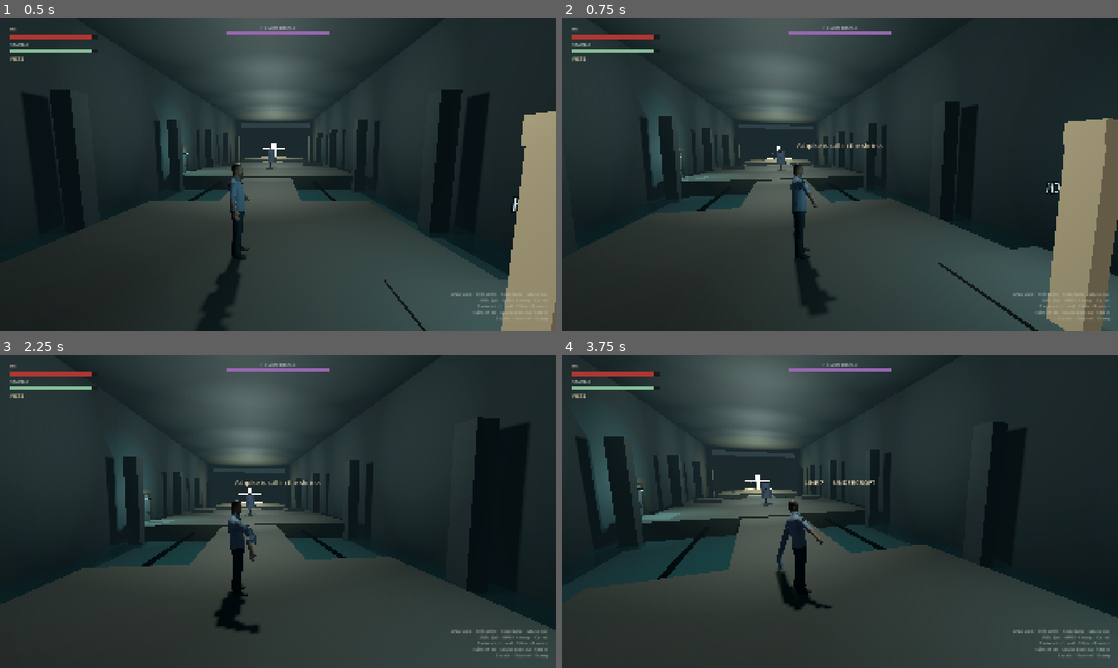
Above: before the commit, frames 1-4 (two rows, left to right).
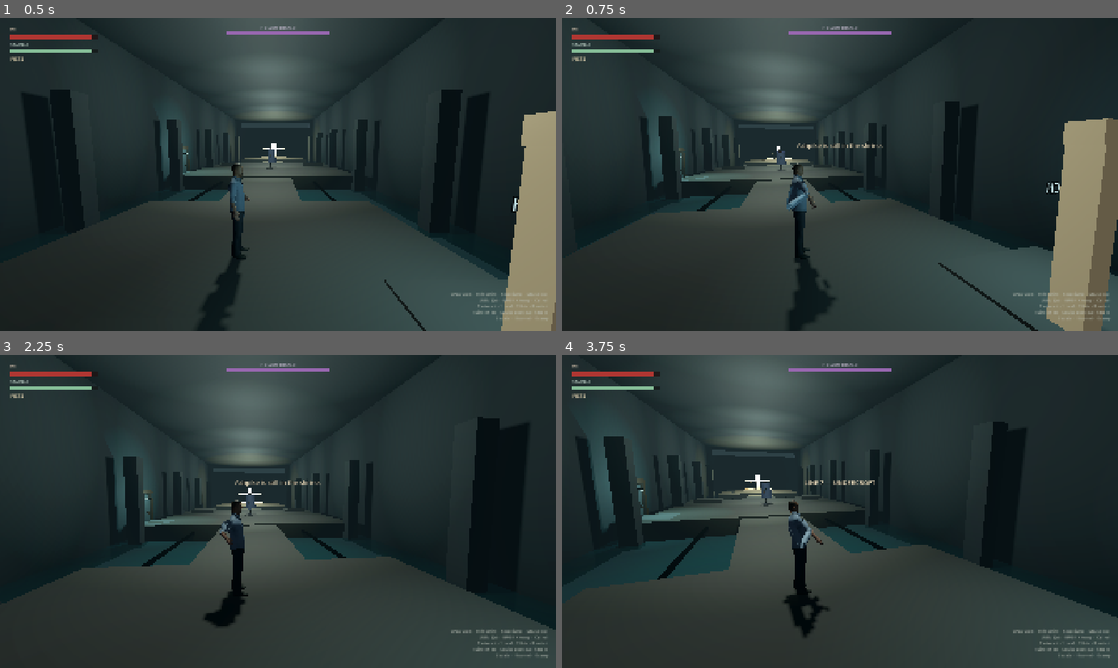
Above: after the commit, the same moments.

Repository: myat93/line7
Game: Godot game, scene res://main.tscn
The game is run twice, just before and just after one commit, with the same random seed, the same clock (stepped at 60 frames per second) and the same inputs.
Inputs (mouse positions are in pixels of both pictures, inside the frame that each line leads up to):
- Up to frame 1 (0.5 s): no input
- Up to frame 2 (0.75 s): tap Enter at 0.5 s; move the mouse to (867, 174) at 0.52 s; hold W (move_forward) from 0.53 s (still down); hold 1 (bind_ashpike) from 0.53 s (still down); click (867, 174) at 0.67 s
- Up to frame 3 (2.25 s): keep holding W (move_forward); tap Space (jump) at 0.77, 1.52 s; move the mouse to (250, 511) at 1.27 s; release 1 (bind_ashpike) at 1.28 s; tap 2 (bind_fists) at 1.35 s; move the mouse to (289, 505) at 2.02 s; hold Right mouse button (heavy_attack) from 2.03 s (still down)
- Up to frame 4 (3.75 s): keep holding W (move_forward); move the mouse to (834, 517) at 2.77 s; release Right mouse button (heavy_attack) at 2.78 s; tap E (interact) at 2.85 s; click (834, 517) at 2.92 s; tap Space (jump) at 3.02 s; move the mouse to (878, 514) at 3.52 s; press the mouse at (878, 514) at 3.53 s

Frame 1 is identical in both runs. In frame 2, 0.4% of the frame differs, in the area x 40-49%, y 46-100%; in frame 3, 0.4%; in frame 4, 0.7%, in the area x 38-49%, y 46-90%.

Commit message:
Point jab and heavy along-bone extras toward MeshRoot -Z.
Co-authored-by: myat93 <myat93@users.noreply.github.com>

Diff:
--- a/characters/he/he.gd
+++ b/characters/he/he.gd
@@ -508,10 +508,11 @@
 	_part_rot("Torso", Vector3(-0.06, 0.20, 0.0) * snap)
 	_part_rot("Hips", Vector3(-0.03, 0.08, 0.0) * snap)
 	_part_rot("Head", Vector3(0.04, -0.08, 0.0) * snap)
-	_part_rot("L_UpperArm", Vector3(1.05, 0.18, 0.22) * snap)
-	_part_rot("L_Forearm", Vector3(0.22, 0.0, 0.0) * snap)
+	## Negative local X swings Bip01 +Y (along-bone) toward MeshRoot −Z.
+	_part_rot("L_UpperArm", Vector3(-0.95, 0.12, 0.16) * snap)
+	_part_rot("L_Forearm", Vector3(0.28, 0.0, 0.0) * snap)
 	_part_rot("L_Fist", Vector3(0.10, 0.0, 0.0) * snap)
-	_part_rot("R_UpperArm", Vector3(0.12, -0.10, -0.10))
+	_part_rot("R_UpperArm", Vector3(0.10, -0.08, -0.08))
 
 
 func _pose_heavy() -> void:
@@ -526,9 +527,9 @@
 		_part_rot("Torso", Vector3(0.08, -0.18, 0.04) * coil)
 		_part_rot("Hips", Vector3(0.04, -0.08, 0.0) * coil)
 		_part_rot("Head", Vector3(-0.04, -0.10, 0.0) * coil)
-		_part_rot("R_UpperArm", Vector3(-0.55, -0.35, -0.42) * coil)
+		_part_rot("R_UpperArm", Vector3(0.42, 0.22, 0.28) * coil)
 		_part_rot("R_Forearm", Vector3(0.45, 0.0, 0.0) * coil)
-		_part_rot("L_UpperArm", Vector3(0.16, 0.10, 0.12) * coil)
+		_part_rot("L_UpperArm", Vector3(0.12, 0.08, 0.10) * coil)
 	else:
 		var commit := 1.0 - pow(1.0 - clampf((_state_time - wind) / 0.10, 0.0, 1.0), 2.0)
 		if _state_time > wind + active:
@@ -536,10 +537,10 @@
 		_part_rot("Torso", Vector3(-0.10, 0.18, 0.0) * commit)
 		_part_rot("Hips", Vector3(-0.05, 0.08, 0.0) * commit)
 		_part_rot("Head", Vector3(0.06, -0.06, 0.0) * commit)
-		_part_rot("R_UpperArm", Vector3(1.20, -0.12, -0.10) * commit)
-		_part_rot("R_Forearm", Vector3(0.12, 0.0, 0.0))
+		_part_rot("R_UpperArm", Vector3(-1.05, -0.10, -0.12) * commit)
+		_part_rot("R_Forearm", Vector3(0.16, 0.0, 0.0))
 		_part_rot("R_Fist", Vector3(0.10, 0.0, 0.0) * commit)
-		_part_rot("L_UpperArm", Vector3(0.14, 0.08, 0.12))
+		_part_rot("L_UpperArm", Vector3(0.12, 0.08, 0.10))
 
 
 func _pose_roll() -> void:
